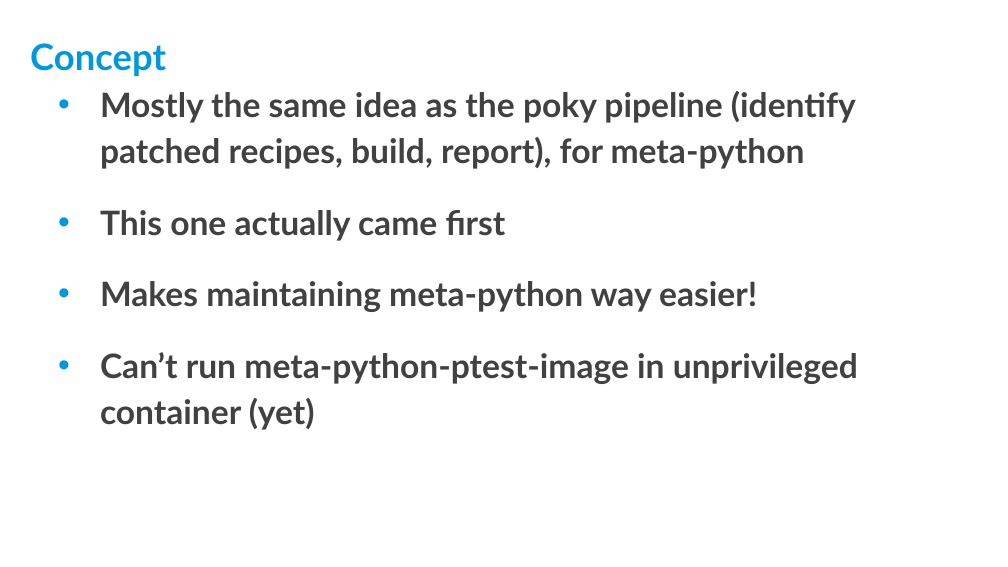
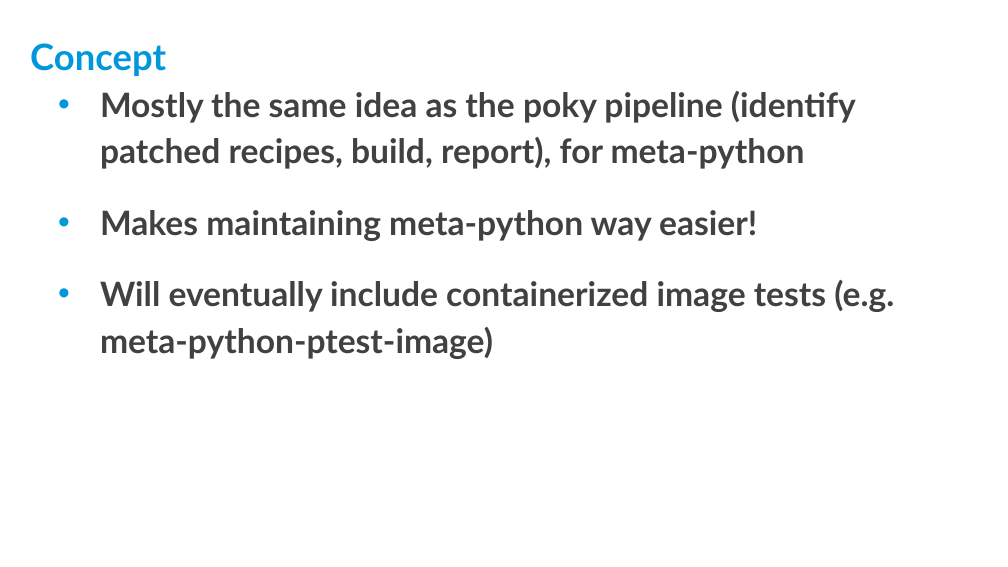
Before and after one commit to threexc/yocto-tekton, a slide deck: slide 21 of yddtalk/YP_DevDay_k8s_tekton.odp (slide 20 before the commit). Drawn at 1008x567 pixels with LibreOffice and Linux fonts; fonts in the diff are those of the drawing; background and template pictures are left out. Boxes give left, top, right and bottom in pixels: in the first picture for what was removed or moved away, otherwise in the second. Text is boxed around its words. In the diff, an @@ line names an element or a change of style, - is before the commit and + after.

```diff
--- a/yddtalk/YP_DevDay_k8s_tekton.odp
+++ b/yddtalk/YP_DevDay_k8s_tekton.odp
@@ text at [100, 210, 506, 241]: paragraph removed @@
-• This one actually came first
@@ text at [100, 280, 894, 359]: text changed @@
-• Can’t run meta-python-ptest-image in unprivileged container (yet)
+• Will eventually include containerized image tests (e.g. meta-python-ptest-image)
```
Also in this commit, not shown: 11 other slides changed, 2 slides added.
